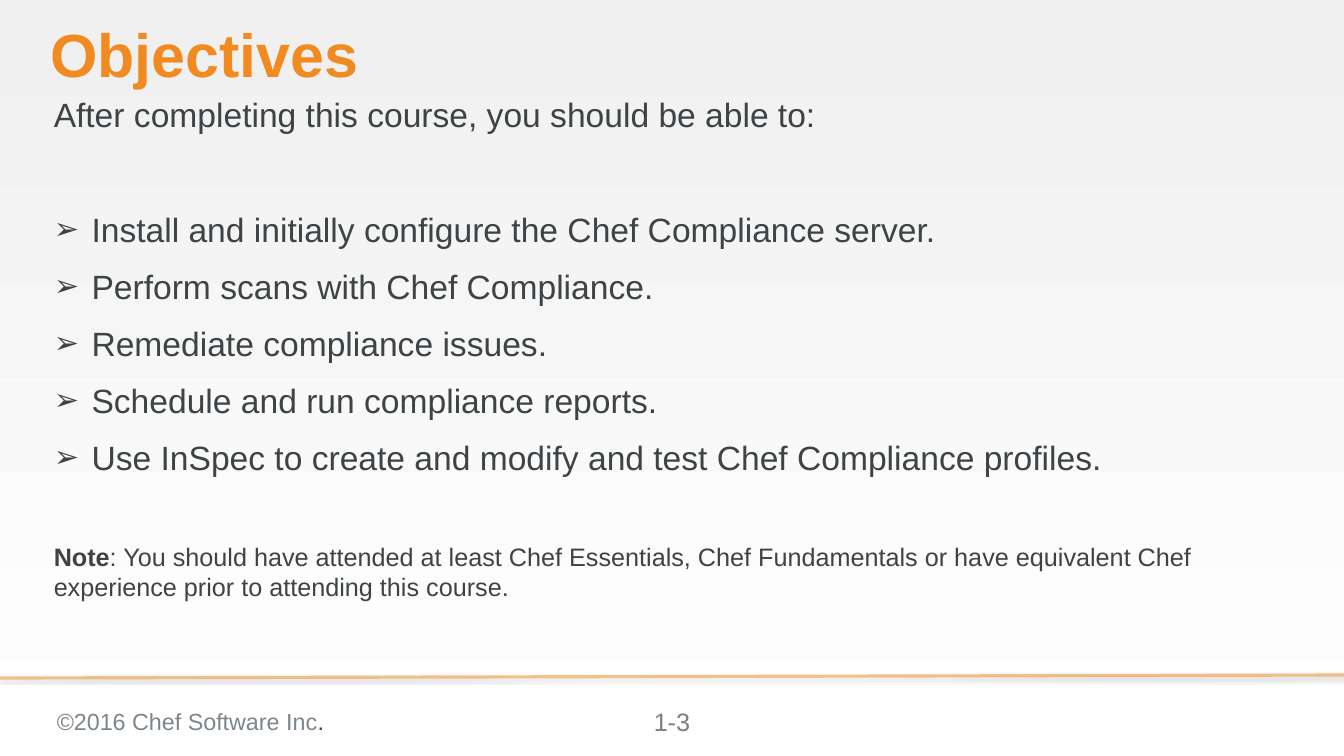
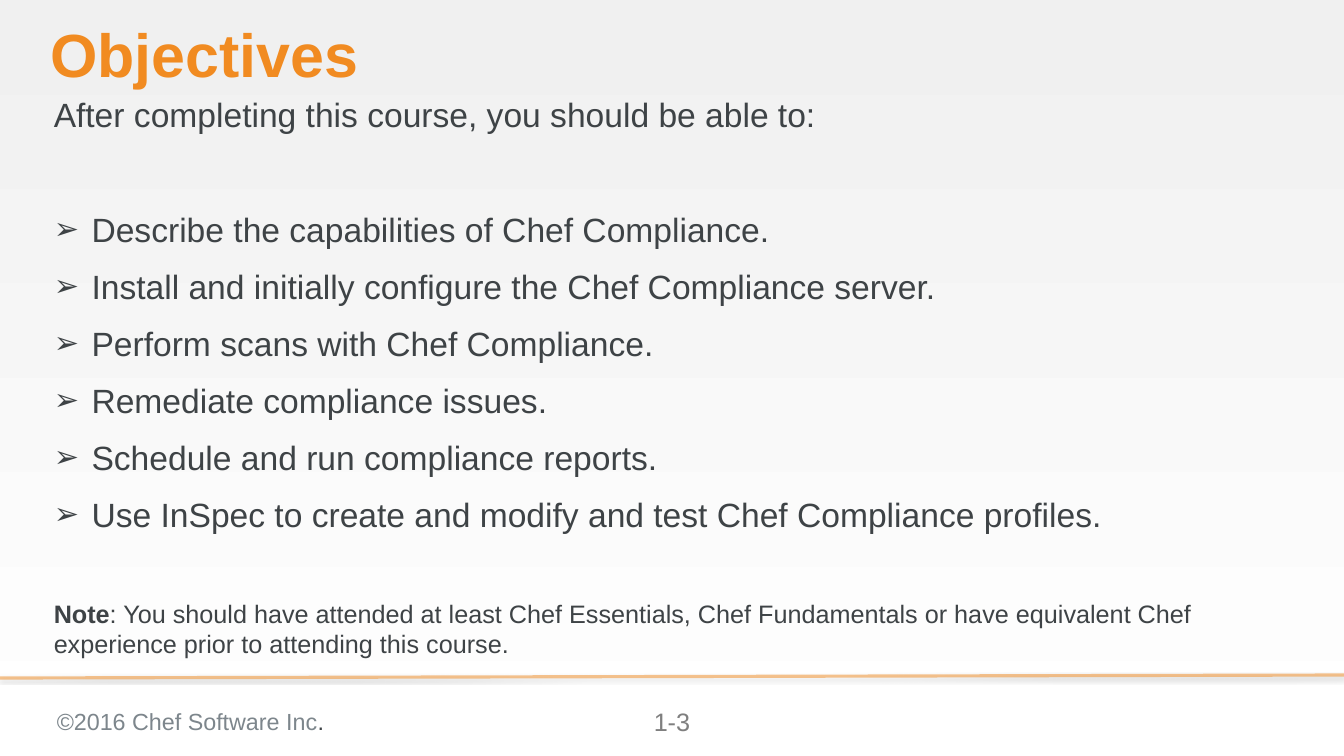
Before and after one commit to bchamby/chef-compliance-installation-configuration-operation, a slide deck: slide 3 of 01-Intro.pptx. Drawn at 1344x756 pixels with LibreOffice and Linux fonts; fonts in the diff are those of the drawing; background and template pictures are left out. Boxes give left, top, right and bottom in pixels: in the first picture for what was removed or moved away, otherwise in the second. Text is boxed around its words. In the diff, an @@ line names an element or a change of style, - is before the commit and + after.

```diff
--- a/01-Intro.pptx
+++ b/01-Intro.pptx
@@ text at [92,217,769,249]: paragraph added @@
+➢ Describe the capabilities of Chef Compliance.
```
Also in this commit, not shown: 3 other slides changed.
